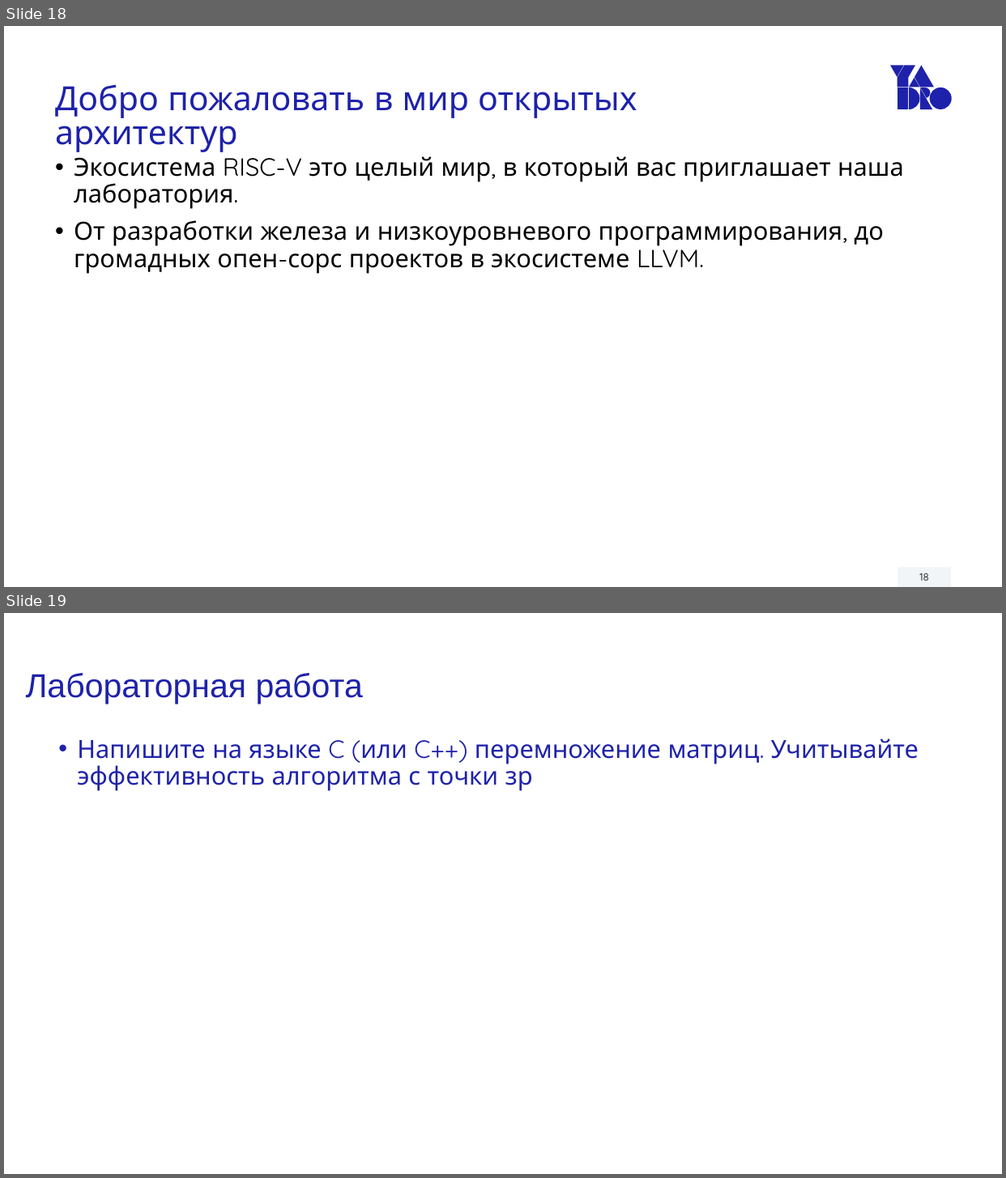
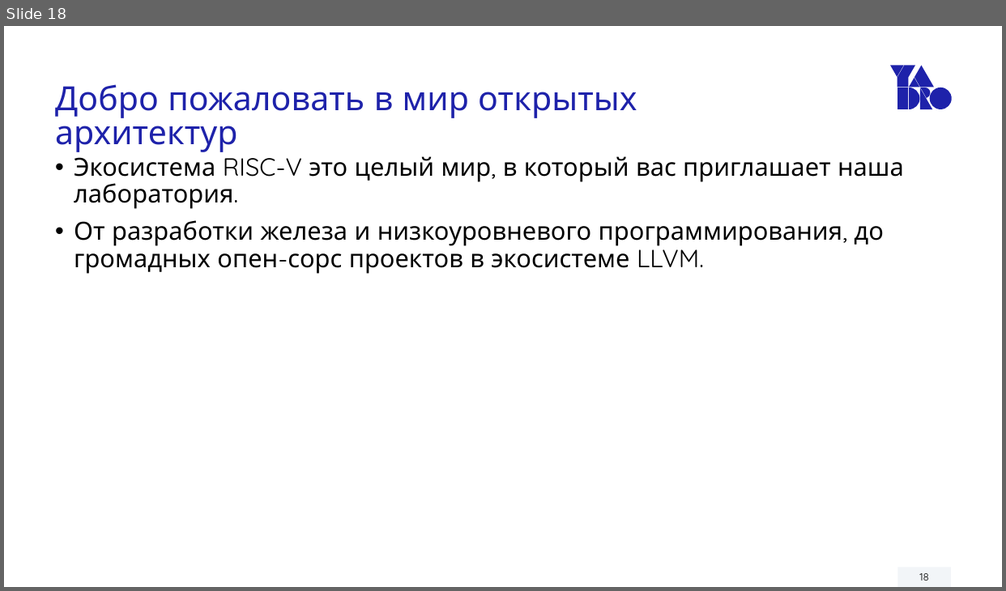
Before and after one commit to riscv-technologies-lab/riscv-toolchain-labs, a slide deck: slides/03_riscv_architecture.odp. Shown one above the other, each under a label of ours: slides 18 and 19 before the commit, slide 18 after it. The pictures are 1006x1178 and 1006x591 pixels, drawn with LibreOffice and Linux fonts; fonts in the diff are those of the drawing. Boxes give left, top, right and bottom in pixels: in the first picture for what was removed or moved away, otherwise in the second. Text is boxed around its words. In the diff, an @@ line names an element or a change of style, - is before the commit and + after.

```diff
--- a/slides/03_riscv_architecture.odp
+++ b/slides/03_riscv_architecture.odp
@@ slide 19 removed at [4, 613, 1002, 1174], background #FFFFFF @@
@@ title removed at [26, 673, 363, 704] @@
-Лабораторная работа
@@ text removed at [77, 739, 919, 791] @@
-• Напишите на языке C (или C++) перемножение матриц. Учитывайте эффективность алгоритма с точки зр
```
